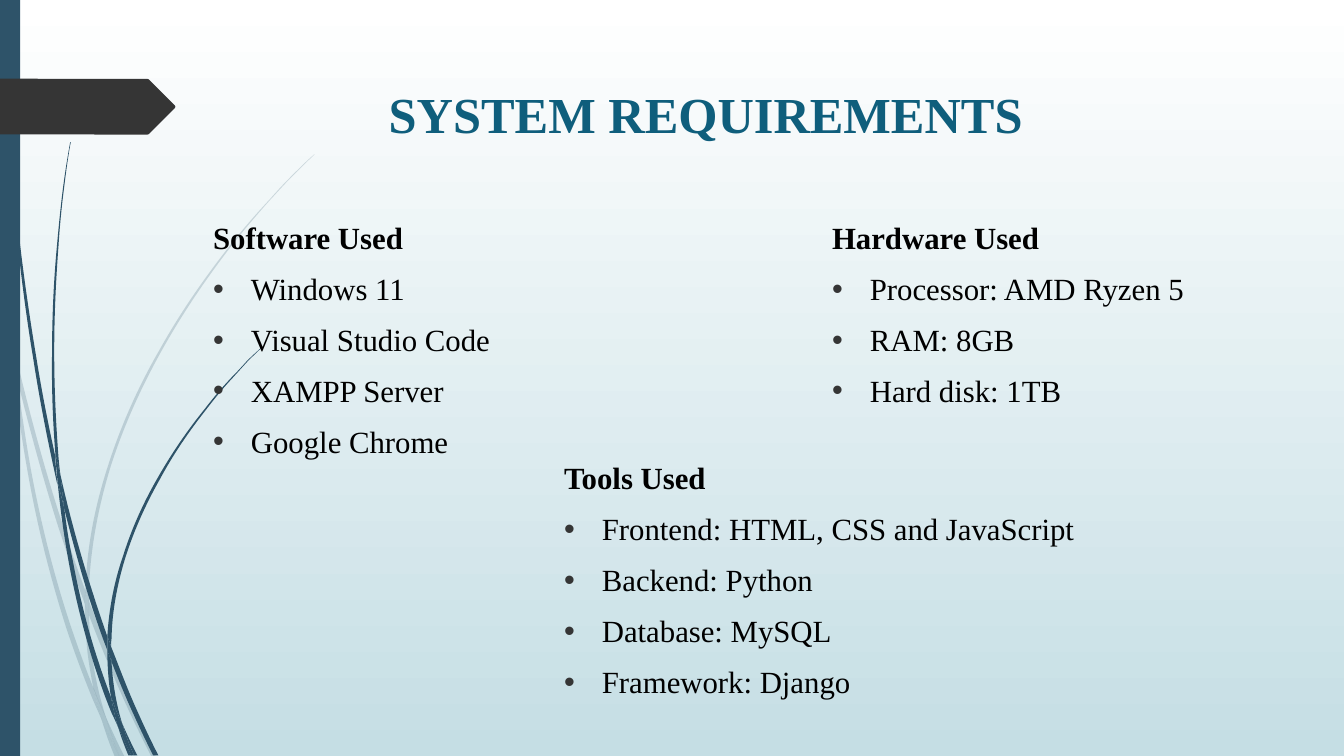
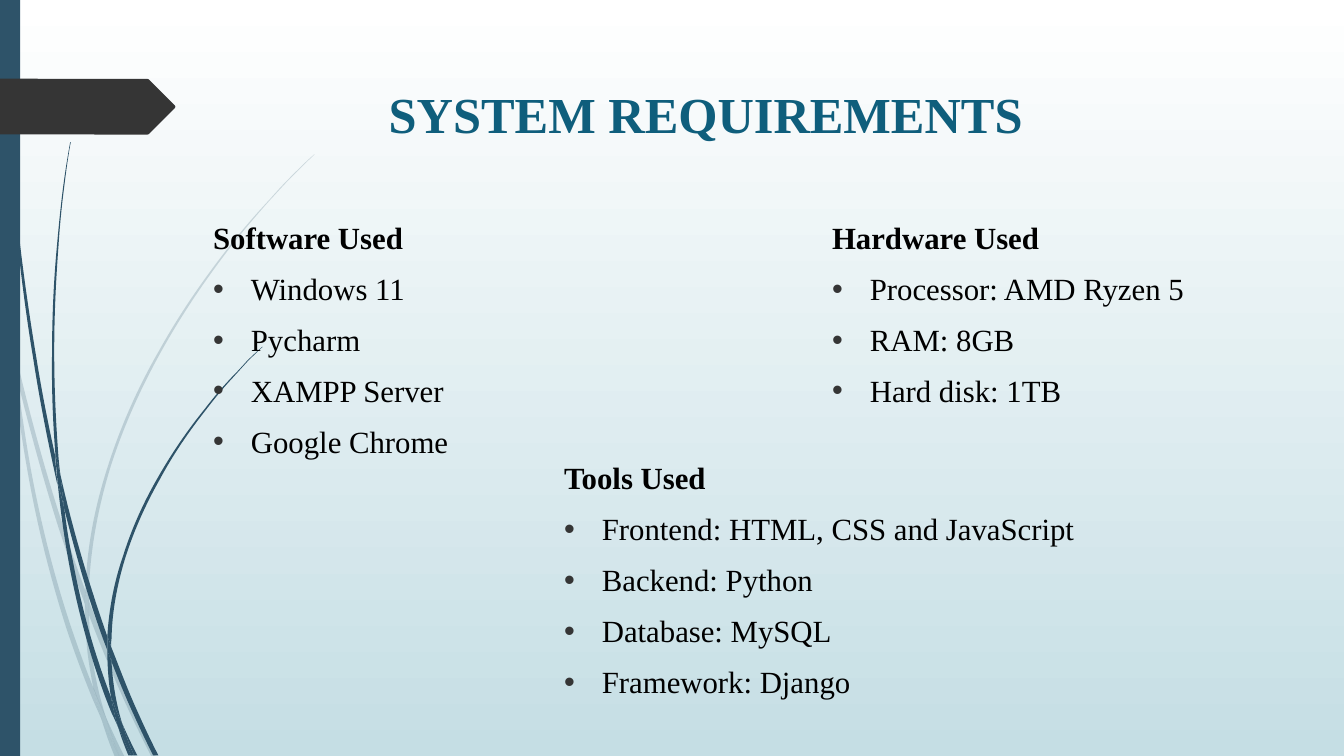
Before and after one commit to Harshith5S/VDP_Solutions, a slide deck: slide 6 of presentation.pptx (slide 9 before the commit). Drawn at 1344x756 pixels with LibreOffice and Linux fonts; fonts in the diff are those of the drawing. Boxes give left, top, right and bottom in pixels: in the first picture for what was removed or moved away, otherwise in the second. Text is boxed around its words. In the diff, an @@ line names an element or a change of style, - is before the commit and + after.

```diff
--- a/presentation.pptx
+++ b/presentation.pptx
@@ text at (251, 329, 360, 357): text changed @@
-• Visual Studio Code
+• Pycharm
```
Also in this commit, not shown: 6 other slides changed, 8 slides added, 6 slides removed.
